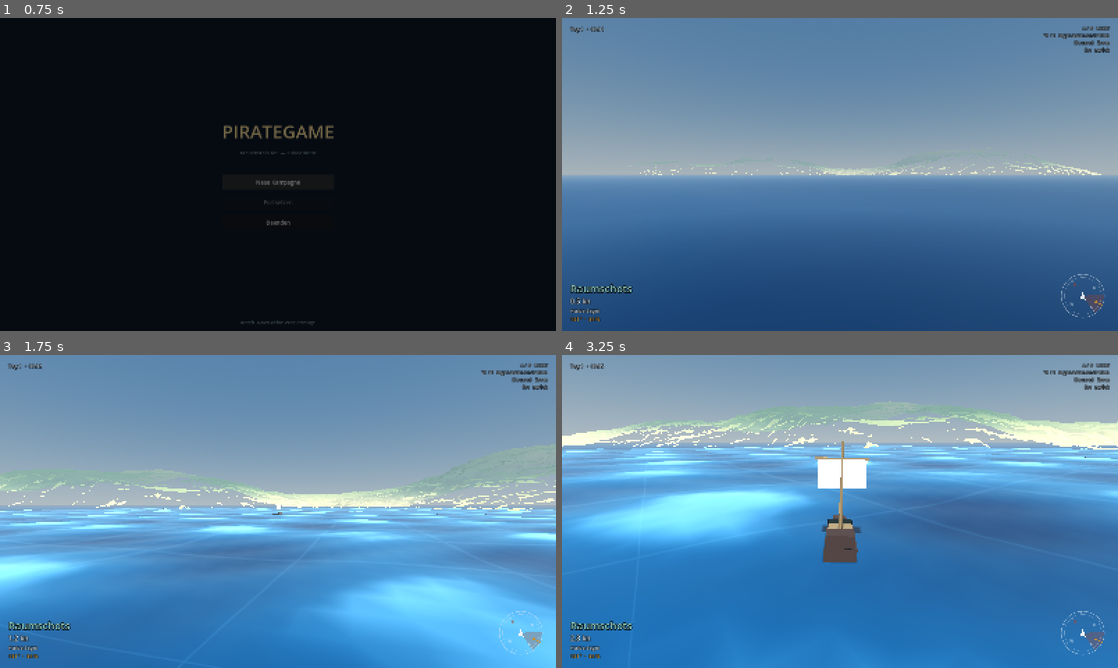
Above: before the commit, frames 1-4 (two rows, left to right).
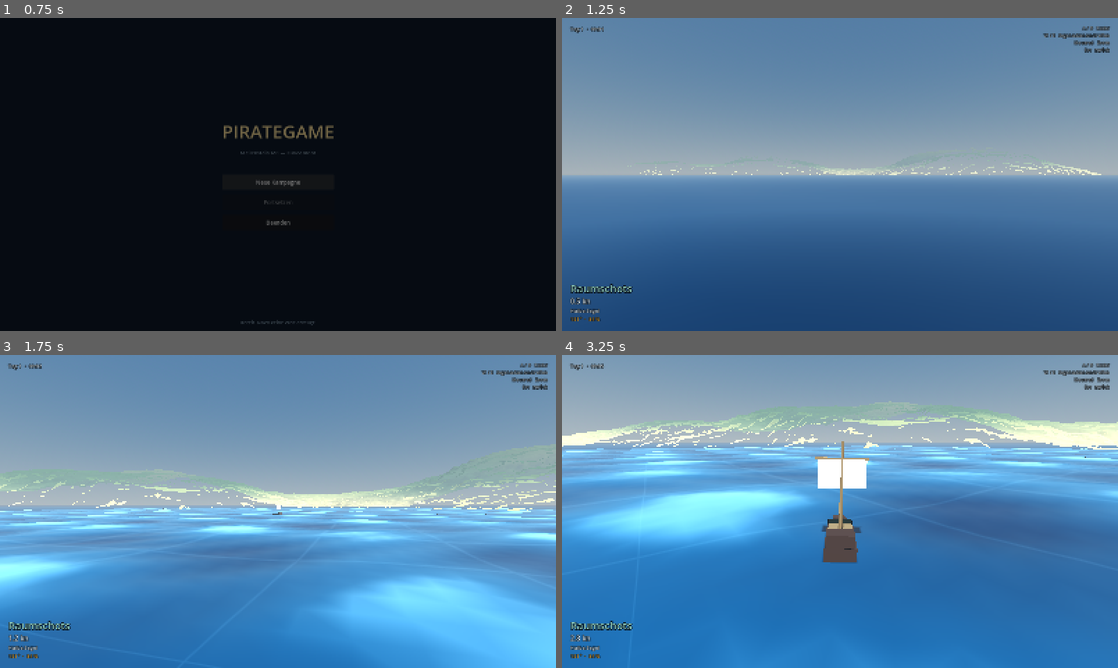
Above: after the commit, the same moments.

Repository: J0R0W/PirateGame
Game: Godot game, scene res://modes/menu/main_menu.tscn
Two runs of this game, one before a commit and one after it. Both use one fixed random seed, a clock stepped at 60 frames per second and the inputs below.
Inputs (mouse positions are in pixels of both pictures, inside the frame that each line leads up to):
- Up to frame 1 (0.75 s): click "Neue Kampagne" at 0.5 s
- Up to frame 2 (1.25 s): no input
- Up to frame 3 (1.75 s): move the mouse to (400, 495) at 1.27 s; tap Q (fire_port) at 1.35 s; click (400, 495) at 1.42 s
- Up to frame 4 (3.25 s): move the mouse to (728, 527) at 2.02 s; tap E (fire_starboard) at 2.1 s; click (728, 527) at 2.17 s; move the mouse to (895, 442) at 2.77 s; tap A (helm_port) at 2.85 s; click (895, 442) at 2.92 s

Frame 1 is identical in both runs. In frame 2, 0.2% of the frame differs, in the area x 89-98%, y 81-96%; in frame 3, 0.2%; in frame 4, 0.3%.
Error after the commit: Parse Error: Assigned value for constant "COL_RING" isn't a constant expression. (res://ui/hud/compass.gd:10)

Commit message:
Richtlinien für Gestaltung und Code, zentrale Palette
Die Regeln, nach denen bisher entwickelt wurde, standen verstreut in
Kommentaren und im README. Jetzt sind sie an einer Stelle — mit dem Grund,
aus dem es sie gibt. Wo eine Regel aus einem konkreten Fehler stammt, steht
der Fehler dabei.

Zentrale Palette
- data/palette.gd ist die einzige Quelle für Farben. Vorher lagen dieselben
  Töne in sechs Dateien, teils leicht verschieden: Karte und Gelände zeigten
  unterschiedliches Grün für dieselbe Wiese.
- MapImage und TerrainChunk teilen sich jetzt die Land- und Seefarben. Eine
  Wiese hat auf der Seekarte dieselbe Farbe wie unter dem Kiel.
- Palette.for_vertex() kapselt die sRGB-nach-linear-Umrechnung, die Godot 4
  für Vertex-Farben verlangt.

Zwei Regeln sind jetzt durchsetzbar
- _check_code_conventions() durchsucht den Spielcode nach Farbliteralen
  außerhalb der Palette und nach rotation.y außerhalb von ship.gd.
- Beide stehen im Linter, weil ihre Verletzung im laufenden Spiel NICHT
  auffällt: Eine falsche Farbe sieht nur etwas anders aus, ein direkt
  gelesenes rotation.y liefert einen plausiblen, aber gespiegelten Winkel.
- Der Linter fand sofort einen echten Verstoß: follow_camera.gd las die
  Rotation direkt. Sie arbeitet jetzt mit Navigationswinkeln.

docs/RICHTLINIEN.md deckt Gestaltung (A1–A8), Code (B1–B10) und Tests
(C1–C4) ab. Die Projektseite zeigt die Palette als Farbfelder.

134 Prüfungen im Rauchtest, alle grün.

Co-Authored-By: Claude Opus 5 <noreply@anthropic.com>

Diff:
--- /dev/null
+++ b/data/palette.gd
@@ -0,0 +1,83 @@
+## Die Farbpalette des Spiels - eine Quelle für alles Sichtbare.
+##
+## Regel: Keine Farbe wird irgendwo im Code direkt hingeschrieben. Wer eine
+## braucht, holt sie hier. Vorher lagen dieselben Töne in sechs Dateien, teils
+## leicht verschieden - Karte und Gelände zeigten unterschiedliches Grün für
+## dieselbe Wiese.
+##
+## Ausnahme sind die Nationsfarben: Die stehen in resources/nations/*.tres,
+## weil sie Spieldaten sind und nicht Gestaltung. Zur Übersicht unten notiert.
+##
+## Alle Werte sind sRGB. Für Vertex-Farben in Meshes IMMER [method for_vertex]
+## benutzen - Godot 4 interpretiert Mesh-Farben als linear.
+class_name Palette
+extends RefCounted
+
+# --- Die See ---------------------------------------------------------------
+## Offene See, tiefstes Blau.
+const DEEP_SEA := Color(0.043, 0.114, 0.196)
+## Küstennahes Wasser.
+const SHALLOW_SEA := Color(0.129, 0.353, 0.463)
+## Untiefen und Riffe, der hellste Wasserton.
+const SHOAL := Color(0.290, 0.549, 0.596)
+## Meeresboden. Ohne eigenen Ton leuchtet Sand durch die Wellentäler.
+const SEABED := Color(0.094, 0.243, 0.302)
+## Schaumkronen.
+const FOAM := Color(0.550, 0.780, 0.840)
+
+# --- Das Land --------------------------------------------------------------
+## Strand und Dünen.
+const SAND := Color(0.847, 0.792, 0.616)
+## Bewachsene Niederungen.
+const GRASS := Color(0.325, 0.451, 0.286)
+## Trockener Bewuchs an den Hängen.
+const SCRUB := Color(0.451, 0.478, 0.298)
+## Kahler Fels.
+const ROCK := Color(0.427, 0.400, 0.353)
+## Gipfel.
+const PEAK := Color(0.788, 0.780, 0.757)
+
+# --- Schiff und Takelage ---------------------------------------------------
+const HULL := Color(0.243, 0.153, 0.110)
+const TIMBER := Color(0.561, 0.416, 0.259)
+const CANVAS := Color(0.914, 0.894, 0.827)
+
+# --- Anzeigen --------------------------------------------------------------
+## Fließtext und Zahlen im HUD.
+const HUD_TEXT := Color(0.880, 0.930, 0.960)
+## Nebensächliches, Beschriftungen.
+const HUD_DIM := Color(0.850, 0.900, 0.930, 0.80)
+## Umrandung hinter Text - das HUD trägt keine Kästen, nur Konturen.
+const HUD_OUTLINE := Color(0.0, 0.0, 0.0, 0.75)
+## Hintergrund von Karte und Menü.
+const BACKDROP := Color(0.031, 0.063, 0.094, 0.92)
+
+## Zustandsfarben. Getrennt vom Akzent, damit sie ihre Bedeutung behalten.
+const GOOD := Color(0.550, 0.780, 0.720)
+const FAIR := Color(0.850, 0.760, 0.450)
+const BAD := Color(0.850, 0.450, 0.360)
+
+## Der Akzent des Spiels: Wind, Gold, alles Nautische.
+const BRASS := Color(0.780, 0.570, 0.190)
+## Warnungen, Sperrsektor, Norden auf dem Kompass.
+const DANGER := Color(0.660, 0.260, 0.180)
+
+# --- Nationen (Quelle: resources/nations/*.tres) ----------------------------
+# Spanien      0.831, 0.627, 0.090   Gold
+# England      0.690, 0.227, 0.180   Rot
+# Frankreich   0.180, 0.373, 0.639   Blau
+# Niederlande  0.851, 0.467, 0.024   Orange
+
+
+## Wandelt eine Palettenfarbe für die Verwendung als Vertex-Farbe um.
+##
+## Godot 4 interpretiert Farben in Mesh-Arrays als linear, nicht als sRGB.
+## Ohne diese Umrechnung wirkt alles ausgewaschen - die Inseln sahen aus wie
+## Schneefelder.
+static func for_vertex(color: Color) -> Color:
+	return color.srgb_to_linear()
+
+
+## Farbe mit anderer Deckkraft, ohne die Konstante zu kopieren.
+static func fade(color: Color, alpha: float) -> Color:
+	return Color(color.r, color.g, color.b, alpha)
--- a/modes/sailing/follow_camera.gd
+++ b/modes/sailing/follow_camera.gd
@@ -24,6 +24,8 @@
 @export var max_distance: float = 55.0
 @export var zoom_step: float = 3.0
 
+## Kurs, dem die Kamera gerade folgt - als Navigationswinkel, nicht als
+## Godot-Rotation. Siehe docs/RICHTLINIEN.md.
 var _yaw: float = 0.0
 var _distance: float = 22.0
 
@@ -31,7 +33,7 @@
 func _ready() -> void:
 	_distance = distance
 	if target != null:
-		_yaw = target.rotation.y
+		_yaw = _target_heading()
 		global_position = _desired_position()
 
 
@@ -46,7 +48,7 @@
 func _process(delta: float) -> void:
 	if target == null:
 		return
-	_yaw = lerp_angle(_yaw, target.rotation.y, 1.0 - exp(-delta * turn_speed))
+	_yaw = lerp_angle(_yaw, _target_heading(), 1.0 - exp(-delta * turn_speed))
 	global_position = global_position.lerp(
 		_desired_position(), 1.0 - exp(-delta * follow_speed)
 	)
@@ -57,8 +59,15 @@
 	_distance = clampf(_distance + amount, min_distance, max_distance)
 
 
+## Kurs des Ziels aus seinem Vorwaertsvektor - funktioniert fuer jeden Node3D,
+## ohne dessen Rotation direkt zu lesen.
+func _target_heading() -> float:
+	var forward := -target.global_basis.z
+	return SailingMath.angle_of(Vector2(forward.x, forward.z))
+
+
 func _desired_position() -> Vector3:
-	# Vorwaerts ist -Z, die Kamera steht also bei +Z hinter dem Schiff.
-	var back := Vector3(0.0, 0.0, _distance).rotated(Vector3.UP, _yaw)
+	# Die Kamera steht hinter dem Ziel, also entgegen seiner Fahrtrichtung.
+	var astern := -SailingMath.direction(_yaw) * _distance
 	var lift := Vector3.UP * (height * (_distance / distance))
-	return target.global_position + back + lift
+	return target.global_position + Vector3(astern.x, 0.0, astern.y) + lift
--- a/tests/smoke_test.gd
+++ b/tests/smoke_test.gd
@@ -24,6 +24,7 @@
 	_check_ship_model()
 	_check_heading_convention()
 	await _check_terrain()
+	_check_code_conventions()
 
 	print("=== %s ===" % ("BESTANDEN" if _failures == 0 else "%d FEHLER" % _failures))
 	get_tree().quit(1 if _failures > 0 else 0)
@@ -335,6 +336,75 @@
 		if h < 0.0 or h > 1.0 or is_nan(h):
 			in_range = false
 	_assert(in_range, "Hoehenfunktion bleibt in 0 bis 1")
+
+
+## Setzt die Projektregeln durch, die durch Fehler gelernt wurden.
+##
+## Beide Regeln unten stehen hier, weil ihre Verletzung im Spiel nicht auffaellt:
+## Eine falsche Farbe sieht nur etwas anders aus, ein direkt gelesenes
+## rotation.y liefert einen plausiblen, aber gespiegelten Winkel. Siehe
+## docs/RICHTLINIEN.md.
+const CODE_DIRS: PackedStringArray = ["autoload", "data", "world", "ui", "entities", "modes"]
+
+func _check_code_conventions() -> void:
+	var color_offenders: Array[String] = []
+	var rotation_offenders: Array[String] = []
+
+	for path: String in _gd_files():
+		var file := FileAccess.open(path, FileAccess.READ)
+		if file == null:
+			continue
+		var lines := file.get_as_text().split("\n")
+		file.close()
+
+		var basename := path.get_file()
+		for i in lines.size():
+			var line: String = lines[i]
+			var code := line.strip_edges()
+			if code.begins_with("#"):
+				continue
+
+			# Regel: Farben kommen aus der Palette.
+			if basename != "palette.gd" and code.contains("Color("):
+				# Vollstaendig transparent ist kein Farbton, sondern "unsichtbar".
+				if not code.contains("Color(0, 0, 0, 0)"):
+					color_offenders.append("%s:%d" % [path, i + 1])
+
+			# Regel: Kurse laufen ueber heading(), nicht ueber rotation.y.
+			if basename != "ship.gd" and code.contains("rotation.y"):
+				rotation_offenders.append("%s:%d" % [path, i + 1])
+
+	_assert(color_offenders.is_empty(),
+		"Keine Farbliterale ausserhalb der Palette%s" % _offenders(color_offenders))
+	_assert(rotation_offenders.is_empty(),
+		"Kurse laufen ueber heading(), nicht ueber rotation.y%s" % _offenders(rotation_offenders))
+
+
+func _gd_files() -> PackedStringArray:
+	var found := PackedStringArray()
+	for directory: String in CODE_DIRS:
+		_collect_gd("res://" + directory, found)
+	return found
+
+
+func _collect_gd(path: String, into: PackedStringArray) -> void:
+	var dir := DirAccess.open(path)
+	if dir == null:
+		return
+	dir.list_dir_begin()
+	var entry := dir.get_next()
+	while entry != "":
+		var full := path + "/" + entry
+		if dir.current_is_dir():
+			_collect_gd(full, into)
+		elif entry.ends_with(".gd"):
+			into.append(full)
+		entry = dir.get_next()
+	dir.list_dir_end()
+
+
+func _offenders(list: Array[String]) -> String:
+	return "" if list.is_empty() else "  -> " + ", ".join(list.slice(0, 4))
 
 
 ## Prueft Gelaende-Chunks und Grundberuehrung.
--- a/ui/hud/compass.gd
+++ b/ui/hud/compass.gd
@@ -7,13 +7,13 @@
 
 const RADIUS: float = 62.0
 
-const COL_RING   := Color(0.85, 0.90, 0.93, 0.55)
-const COL_TICK   := Color(0.85, 0.90, 0.93, 0.35)
-const COL_TEXT   := Color(0.88, 0.93, 0.96, 0.85)
-const COL_WIND   := Color(0.78, 0.57, 0.19)
-const COL_NOGO   := Color(0.66, 0.26, 0.18, 0.30)
-const COL_SHIP   := Color(0.93, 0.95, 0.97)
-const COL_NORTH  := Color(0.66, 0.26, 0.18)
+const COL_RING := Palette.fade(Palette.HUD_DIM, 0.55)
+const COL_TICK := Palette.fade(Palette.HUD_DIM, 0.35)
+const COL_TEXT := Palette.fade(Palette.HUD_TEXT, 0.85)
+const COL_WIND := Palette.BRASS
+const COL_NOGO := Palette.fade(Palette.DANGER, 0.30)
+const COL_SHIP := Palette.HUD_TEXT
+const COL_NORTH := Palette.DANGER
 
 var ship: Ship
 
--- a/ui/hud/sailing_hud.gd
+++ b/ui/hud/sailing_hud.gd
@@ -13,9 +13,9 @@
 @onready var _wind: Label = %Wind
 @onready var _clock: Label = %Clock
 
-const COL_GOOD := Color(0.55, 0.78, 0.72)
-const COL_FAIR := Color(0.85, 0.76, 0.45)
-const COL_BAD  := Color(0.85, 0.45, 0.36)
+const COL_GOOD := Palette.GOOD
+const COL_FAIR := Palette.FAIR
+const COL_BAD := Palette.BAD
 
 
 func setup(target: Ship) -> void:
--- a/ui/map/world_map.gd
+++ b/ui/map/world_map.gd
@@ -69,7 +69,7 @@
 		Vector2(side, side)
 	)
 	_canvas.draw_texture_rect(_texture, _map_rect, false)
-	_canvas.draw_rect(_map_rect, Color(0.85, 0.90, 0.93, 0.35), false, 1.0)
+	_canvas.draw_rect(_map_rect, Palette.fade(Palette.HUD_DIM, 0.35), false, 1.0)
 
 	_draw_towns()
 	_draw_ship()
@@ -84,7 +84,7 @@
 
 		# Hauptstaedte groesser, Doerfer als kleine Punkte.
 		var radius := 3.0 + float(town.size_tier) * 2.0
-		_canvas.draw_circle(point, radius + 1.5, Color(0.05, 0.09, 0.13, 0.8))
+		_canvas.draw_circle(point, radius + 1.5, Palette.fade(Palette.BACKDROP, 0.8))
 		_canvas.draw_circle(point, radius, color)
 
 		# Nur Staedte und Hauptstaedte beschriften - sonst wird es unleserlich.
@@ -92,11 +92,11 @@
 			var offset := Vector2(radius + 4.0, 4.0)
 			_canvas.draw_string_outline(
 				font, point + offset, town.town_name,
-				HORIZONTAL_ALIGNMENT_LEFT, -1, 12, 4, Color(0.05, 0.09, 0.13, 0.9)
+				HORIZONTAL_ALIGNMENT_LEFT, -1, 12, 4, Palette.fade(Palette.BACKDROP, 0.9)
 			)
 			_canvas.draw_string(
 				font, point + offset, town.town_name,
-				HORIZONTAL_ALIGNMENT_LEFT, -1, 12, Color(0.93, 0.95, 0.97)
+				HORIZONTAL_ALIGNMENT_LEFT, -1, 12, Palette.HUD_TEXT
 			)
 
 
@@ -113,9 +113,9 @@
 	var right := point + SailingMath.direction(heading - 2.4) * 6.0
 
 	_canvas.draw_colored_polygon(
-		PackedVector2Array([tip, left, point, right]), Color(0.98, 0.98, 0.98)
+		PackedVector2Array([tip, left, point, right]), Palette.HUD_TEXT
 	)
-	_canvas.draw_arc(point, 12.0, 0.0, TAU, 24, Color(0.98, 0.98, 0.98, 0.5), 1.0, true)
+	_canvas.draw_arc(point, 12.0, 0.0, TAU, 24, Palette.fade(Palette.HUD_TEXT, 0.5), 1.0, true)
 
 
 ## Weltkoordinaten (Meter, zentriert um 0) auf Kartenpixel.
--- a/world/map_image.gd
+++ b/world/map_image.gd
@@ -6,13 +6,8 @@
 class_name MapImage
 extends RefCounted
 
-const DEEP_SEA := Color(0.043, 0.114, 0.196)
-const SHALLOW_SEA := Color(0.129, 0.353, 0.463)
-const SHOAL := Color(0.290, 0.549, 0.596)
-const BEACH := Color(0.847, 0.792, 0.616)
-const LOWLAND := Color(0.353, 0.478, 0.310)
-const HIGHLAND := Color(0.463, 0.427, 0.310)
-const PEAK := Color(0.678, 0.659, 0.616)
+# Die Karte benutzt dieselben Toene wie das Gelaende - eine Wiese muss auf der
+# Seekarte dieselbe Farbe haben wie unter dem Kiel.
 
 
 static func build(generator: WorldGenerator, resolution: int = 512) -> ImageTexture:
@@ -37,18 +32,18 @@
 	if height <= deep:
 		# Je tiefer, desto dunkler - gibt der offenen See Struktur.
 		var t := clampf(height / maxf(deep, 0.001), 0.0, 1.0)
-		return DEEP_SEA.lerp(SHALLOW_SEA, t * t)
+		return Palette.DEEP_SEA.lerp(Palette.SHALLOW_SEA, t * t)
 	if height <= sea:
 		var t := clampf((height - deep) / maxf(sea - deep, 0.001), 0.0, 1.0)
-		return SHALLOW_SEA.lerp(SHOAL, t)
+		return Palette.SHALLOW_SEA.lerp(Palette.SHOAL, t)
 
 	# Ueber dem Meeresspiegel: Strand, Land, Hochland. Bezugsgroesse ist der
 	# hoechste Punkt DIESER Welt - gegen 1.0 normiert waere alles Strand.
 	var land := clampf((height - sea) / maxf(peak - sea, 0.001), 0.0, 1.0)
 	if land < 0.06:
-		return BEACH
+		return Palette.SAND
 	if land < 0.45:
-		return BEACH.lerp(LOWLAND, (land - 0.06) / 0.39)
+		return Palette.SAND.lerp(Palette.GRASS, (land - 0.06) / 0.39)
 	if land < 0.8:
-		return LOWLAND.lerp(HIGHLAND, (land - 0.45) / 0.35)
-	return HIGHLAND.lerp(PEAK, (land - 0.8) / 0.2)
+		return Palette.GRASS.lerp(Palette.SCRUB, (land - 0.45) / 0.35)
+	return Palette.SCRUB.lerp(Palette.PEAK, (land - 0.8) / 0.2)
--- a/world/terrain/terrain_chunk.gd
+++ b/world/terrain/terrain_chunk.gd
@@ -7,14 +7,7 @@
 class_name TerrainChunk
 extends RefCounted
 
-const SAND := Color(0.847, 0.792, 0.616)
-const GRASS := Color(0.325, 0.451, 0.286)
-const SCRUB := Color(0.451, 0.478, 0.298)
-const ROCK := Color(0.427, 0.400, 0.353)
-const SNOW := Color(0.788, 0.780, 0.757)
-## Meeresboden. Ohne eigene Farbe leuchtet heller Sand durch die Wellentaeler
-## und sieht aus wie schwimmende Platten vor der Kueste.
-const SEABED := Color(0.094, 0.243, 0.302)
+# Farben kommen aus Palette - siehe data/palette.gd.
 
 ## Ab dieser Hoehe ueber dem Meeresspiegel beginnt der jeweilige Bewuchs.
 ## Passt zu WorldData.TERRAIN_HEIGHT_SCALE - wird die geaendert, wandern die
@@ -95,24 +88,22 @@
 ## Farbe nach Hoehe. Die Uebergaenge sind weich, sonst entstehen harte Ringe
 ## rund um jede Insel.
 ##
-## Wichtig: Vertex-Farben werden in Godot 4 als LINEAR interpretiert, nicht als
-## sRGB. Ohne die Umrechnung wirkt das ganze Gelaende ausgewaschen - Inseln
-## sahen aus wie Schneefelder.
+## Vertex-Farben muessen linear sein - Palette.for_vertex() erledigt das.
 static func _tint(y: float) -> Color:
-	return _ramp(y).srgb_to_linear()
+	return Palette.for_vertex(_ramp(y))
 
 
 static func _ramp(y: float) -> Color:
 	if y < 0.0:
 		# Unter Wasser vom Strand ins Dunkle - das ergibt weiche Untiefen
 		# statt harter Kanten an der Kueste.
-		return SAND.lerp(SEABED, smoothstep(0.0, -22.0, y))
+		return Palette.SAND.lerp(Palette.SEABED, smoothstep(0.0, -22.0, y))
 	if y <= BEACH_TOP:
-		return SAND
+		return Palette.SAND
 	if y <= GRASS_TOP:
-		return SAND.lerp(GRASS, smoothstep(BEACH_TOP, GRASS_TOP, y))
+		return Palette.SAND.lerp(Palette.GRASS, smoothstep(BEACH_TOP, GRASS_TOP, y))
 	if y <= SCRUB_TOP:
-		return GRASS.lerp(SCRUB, smoothstep(GRASS_TOP, SCRUB_TOP, y))
+		return Palette.GRASS.lerp(Palette.SCRUB, smoothstep(GRASS_TOP, SCRUB_TOP, y))
 	if y <= ROCK_TOP:
-		return SCRUB.lerp(ROCK, smoothstep(SCRUB_TOP, ROCK_TOP, y))
-	return ROCK.lerp(SNOW, smoothstep(ROCK_TOP, ROCK_TOP + 160.0, y))
+		return Palette.SCRUB.lerp(Palette.ROCK, smoothstep(SCRUB_TOP, ROCK_TOP, y))
+	return Palette.ROCK.lerp(Palette.PEAK, smoothstep(ROCK_TOP, ROCK_TOP + 160.0, y))
Not shown, added: data/palette.gd.uid
Not shown, changed: README.md
Not shown, added: docs/RICHTLINIEN.md
